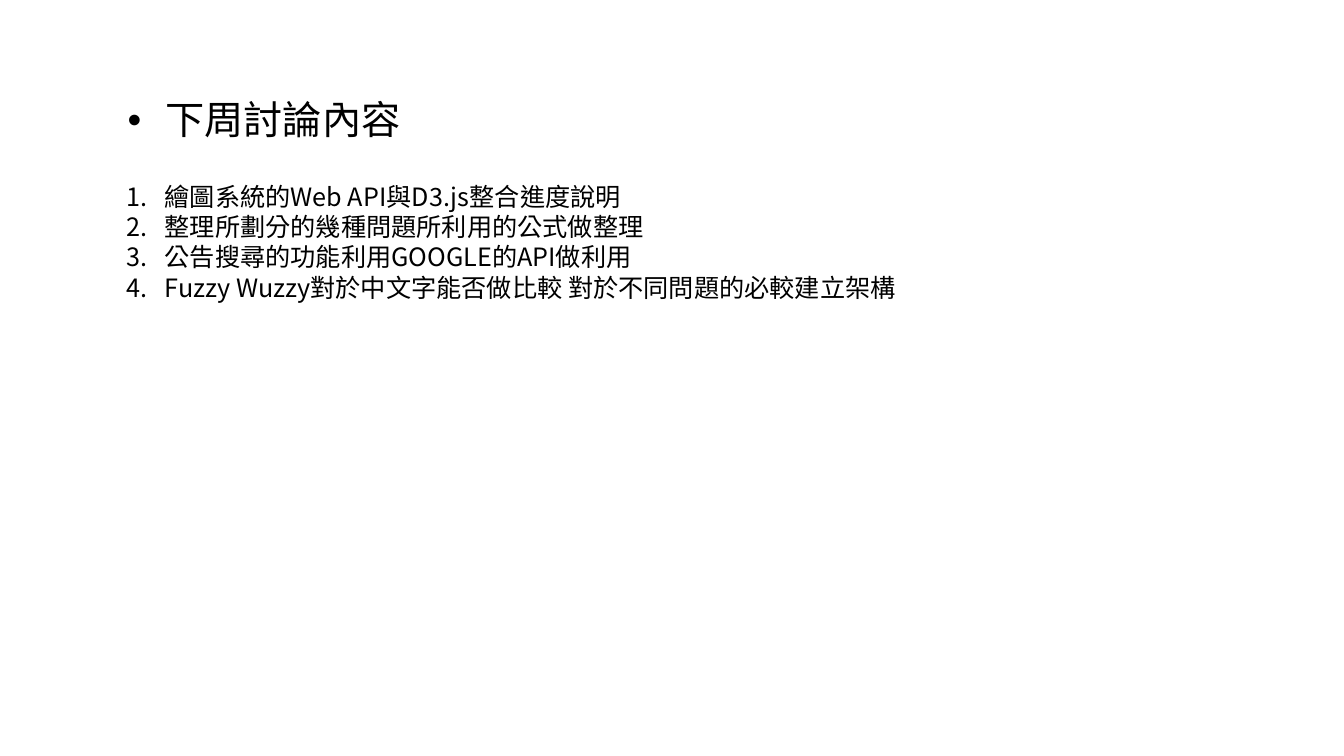
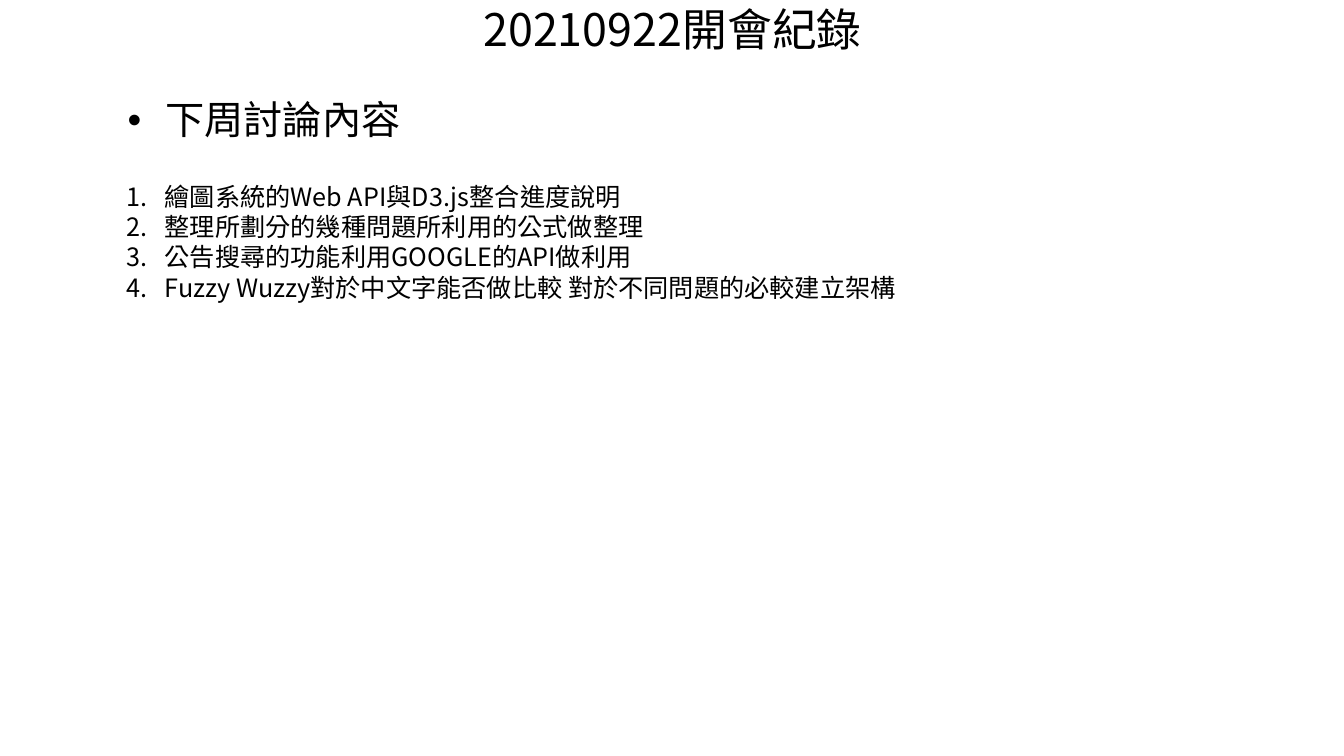
Before and after one commit to ClarkFu-1231/NTUBIMD_Topic, a slide deck: slide 2 of PPT/開會紀錄/20210922開會紀錄.pptx. Drawn at 1344x756 pixels with LibreOffice and Linux fonts; fonts in the diff are those of the drawing. Boxes give left, top, right and bottom in pixels: in the first picture for what was removed or moved away, otherwise in the second. Text is boxed around its words. In the diff, an @@ line names an element or a change of style, - is before the commit and + after.

Commit message:
開會紀錄

```diff
--- a/PPT/開會紀錄/20210922開會紀錄.pptx
+++ b/PPT/開會紀錄/20210922開會紀錄.pptx
@@ text added at <box>483,8,861,50</box>, 32 pt, text #000000 @@
+20210922開會紀錄
```
Also in this commit, not shown: 1 other file.
